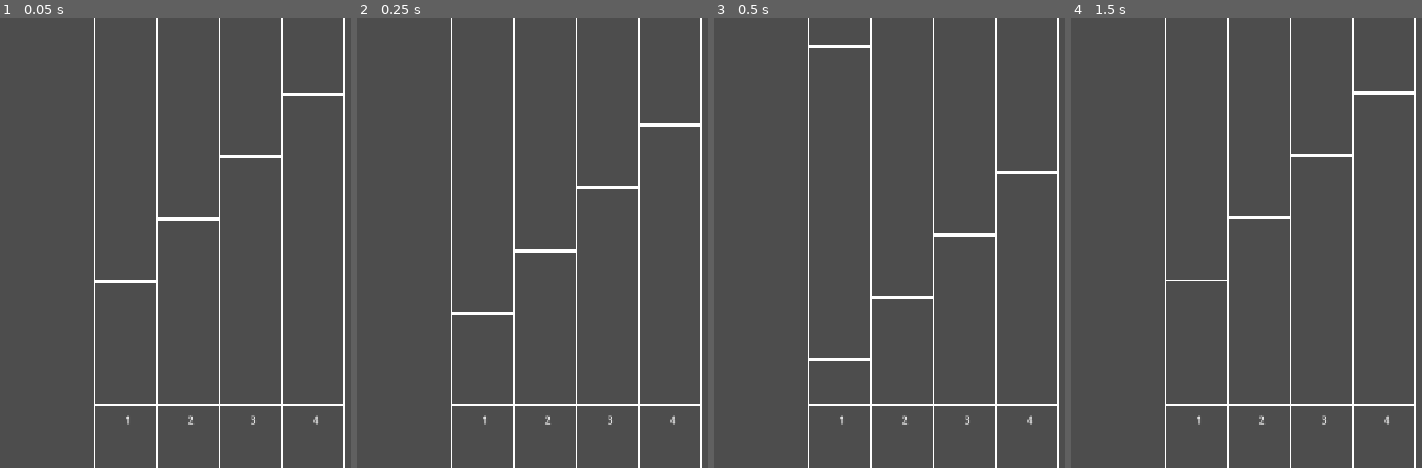
Above: before the commit, frames 1-4 (left to right).
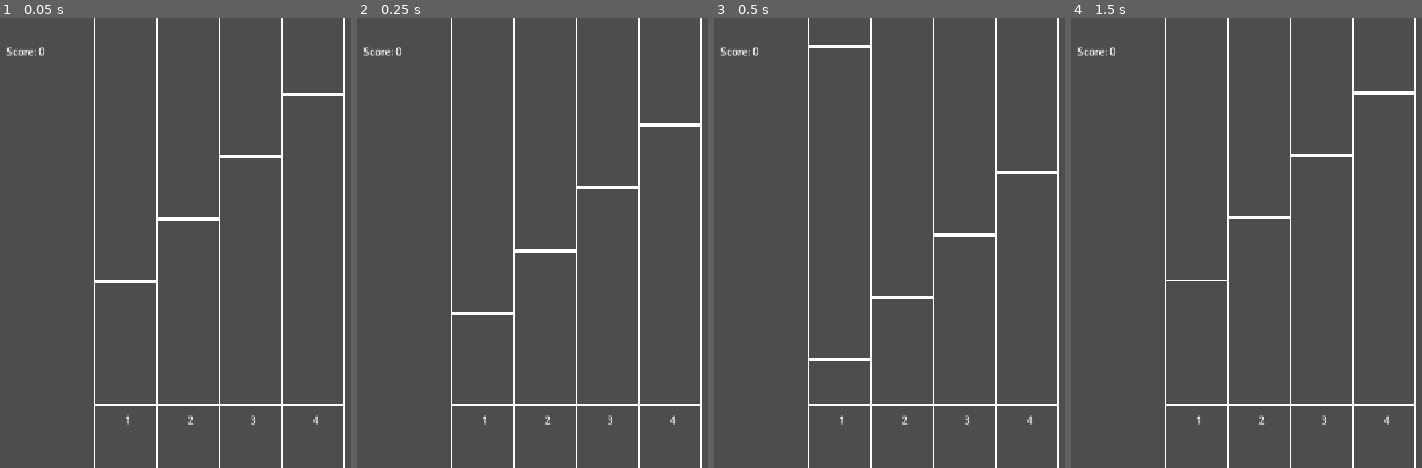
Above: after the commit, the same moments.

Repository: jollyroger182/rhythm-tutorial-godot
Game: Godot game, scene res://main.tscn
Two runs of this game, one before a commit and one after it. Both use one fixed random seed, a clock stepped at 60 frames per second and the inputs below. Sound files missing from this copy of the repository are replaced by a short silence.
Inputs:
- Up to frame 1 (0.05 s): no input
- Up to frame 2 (0.25 s): no input
- Up to frame 3 (0.5 s): no input
- Up to frame 4 (1.5 s): tap Enter at 0.5 s; hold Right 0.53-1.28 s; hold 1 (1, bound only after the commit) 0.53-1.28 s; tap 2 (2, bound only after the commit) at 0.8, 1.35 s; tap Space at 1.25 s; hold Down from 1.28 s (still down)

The runs differ from the first frame. In frame 1, 0.1% of the frame differs, in the area x 1-13%, y 6-9%; in frame 2, 0.1%; in frame 3, 0.1%; in frame 4, 0.1%.

Commit message:
complete guide

Diff:
--- a/main.gd
+++ b/main.gd
@@ -6,6 +6,8 @@
 	[4, 9],
 	[5, 10]
 ]
+
+var score := 0
 
 
 # Called when the node enters the scene tree for the first time.
@@ -16,6 +18,15 @@
 # Called every frame. 'delta' is the elapsed time since the previous frame.
 func _process(delta: float) -> void:
 	queue_redraw()
+
+	for i in 4:
+		var lane = notes[i]
+		while not lane.is_empty():
+			var note = lane[0]
+			if note < $Conductor.beat - 0.5:
+				lane.pop_front()
+			else:
+				break
 
 
 func _draw() -> void:
@@ -37,3 +48,28 @@
 			var start = Vector2(100 * i + 200, y)
 			var end = Vector2(100 * (i+1) + 200, y)
 			draw_line(start, end, Color.WHITE, 5)
+
+	draw_string(ThemeDB.fallback_font, Vector2(60, 60), "Score: " + str(score))
+
+
+func _unhandled_key_input(event: InputEvent) -> void:
+	if event.is_action_pressed('1'):
+		_handle_lane_press(0)
+	elif event.is_action_pressed("2"):
+		_handle_lane_press(1)
+	elif event.is_action_pressed("3"):
+		_handle_lane_press(2)
+	elif event.is_action_pressed("4"):
+		_handle_lane_press(3)
+
+
+func _handle_lane_press(lane: int) -> void:
+	var lane_notes = notes[lane]
+	if lane_notes.is_empty():
+		return
+
+	var note = lane_notes[0]
+
+	if abs($Conductor.beat - note) < 0.5:
+		lane_notes.pop_front()
+		score += 1
--- a/project.godot
+++ b/project.godot
@@ -25,6 +25,29 @@
 
 enabled=PackedStringArray("res://addons/godot_super-wakatime/plugin.cfg")
 
+[input]
+
+1={
+"deadzone": 0.2,
+"events": [Object(InputEventKey,"resource_local_to_scene":false,"resource_name":"","device":-1,"window_id":0,"alt_pressed":false,"shift_pressed":false,"ctrl_pressed":false,"meta_pressed":false,"pressed":false,"keycode":0,"physical_keycode":49,"key_label":0,"unicode":49,"location":0,"echo":false,"script":null)
+]
+}
+2={
+"deadzone": 0.2,
+"events": [Object(InputEventKey,"resource_local_to_scene":false,"resource_name":"","device":-1,"window_id":0,"alt_pressed":false,"shift_pressed":false,"ctrl_pressed":false,"meta_pressed":false,"pressed":false,"keycode":0,"physical_keycode":50,"key_label":0,"unicode":50,"location":0,"echo":false,"script":null)
+]
+}
+3={
+"deadzone": 0.2,
+"events": [Object(InputEventKey,"resource_local_to_scene":false,"resource_name":"","device":-1,"window_id":0,"alt_pressed":false,"shift_pressed":false,"ctrl_pressed":false,"meta_pressed":false,"pressed":false,"keycode":0,"physical_keycode":51,"key_label":0,"unicode":51,"location":0,"echo":false,"script":null)
+]
+}
+4={
+"deadzone": 0.2,
+"events": [Object(InputEventKey,"resource_local_to_scene":false,"resource_name":"","device":-1,"window_id":0,"alt_pressed":false,"shift_pressed":false,"ctrl_pressed":false,"meta_pressed":false,"pressed":false,"keycode":0,"physical_keycode":52,"key_label":0,"unicode":52,"location":0,"echo":false,"script":null)
+]
+}
+
 [physics]
 
 3d/physics_engine="Jolt Physics"
Binary file added: screenshots/19.webp
Binary file added: screenshots/20.webp
Not shown, changed: README.md
